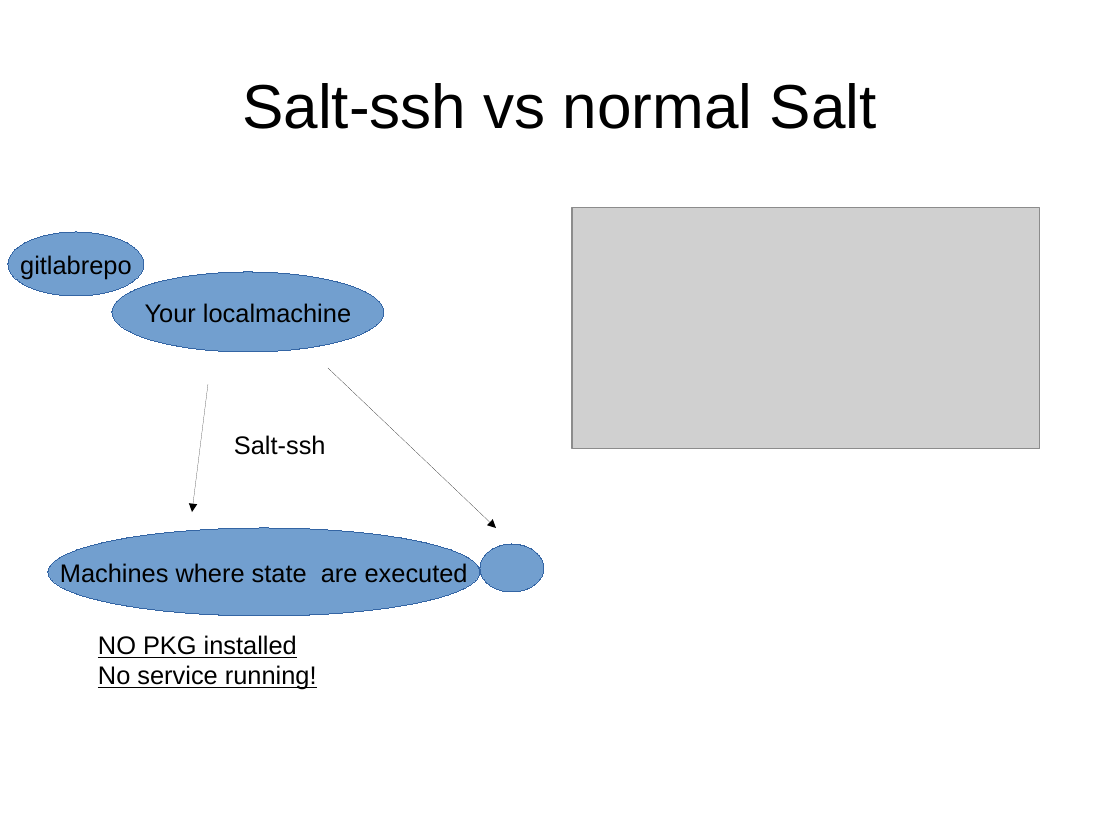
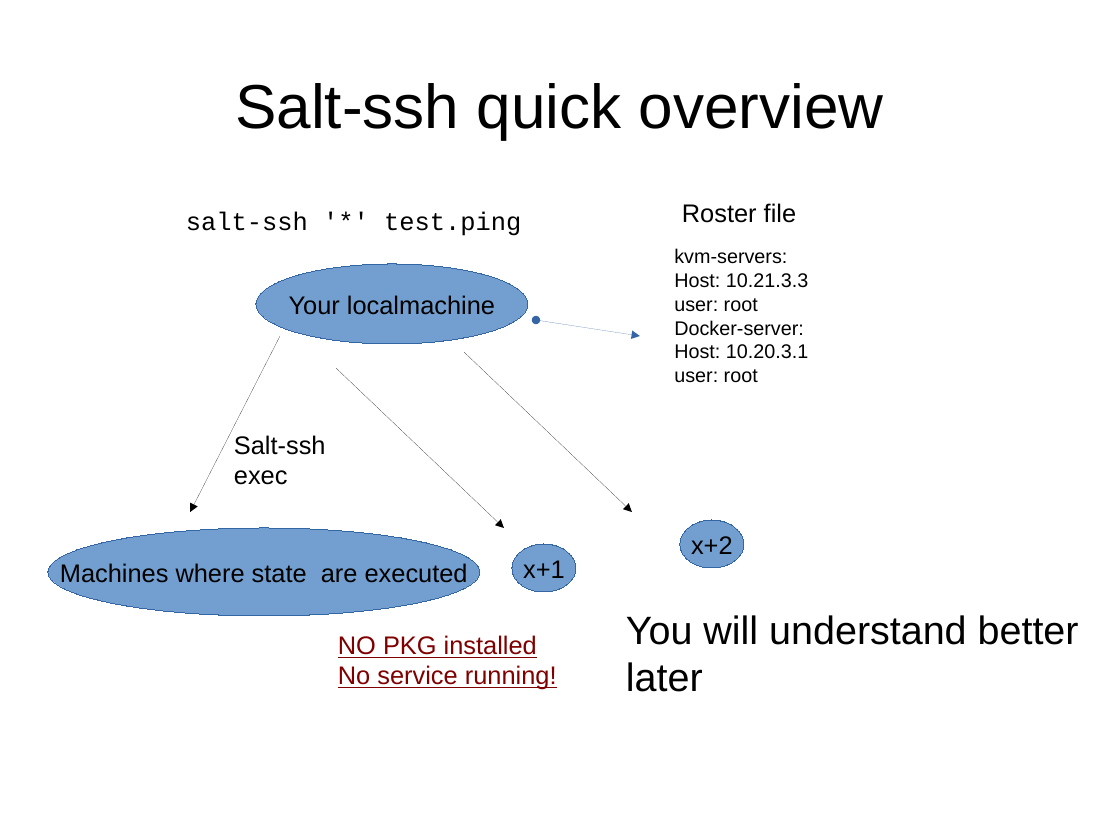
Before and after one commit to MalloZup/presentations, a slide deck: slide 3 of 2018/salt-ssh/salt-ssh.odp (slide 2 before the commit). Drawn at 1120x840 pixels with LibreOffice and Linux fonts; fonts in the diff are those of the drawing; grey boxes stand for pictures. Boxes give left, top, right and bottom in pixels: in the first picture for what was removed or moved away, otherwise in the second. Text is boxed around its words. In the diff, an @@ line names an element or a change of style, - is before the commit and + after.

Commit message:
change fonts etc

```diff
--- a/2018/salt-ssh/salt-ssh.odp
+++ b/2018/salt-ssh/salt-ssh.odp
@@ title at bbox=[235, 83, 884, 139]: text changed @@
-Salt-ssh vs normal Salt
+Salt-ssh quick overview
@@ picture removed at bbox=[572, 208, 1041, 449] @@
@@ text added at bbox=[682, 203, 796, 223], 18 pt, text #000000 @@
+Roster file
@@ ellipse removed at bbox=[8, 232, 144, 296] @@
-gitlabrepo
@@ text added at bbox=[186, 211, 521, 236], 18 pt, text #000000 @@
+salt-ssh '*' test.ping
@@ ellipse "Your localmachine": place and size @@
-ellipse "Your localmachine" at bbox=[112, 272, 384, 353]
+ellipse "Your localmachine" at bbox=[256, 264, 528, 345]
@@ text added at bbox=[674, 248, 808, 383], 14 pt, text #000000 @@
+kvm-servers:
+Host: 10.21.3.3
+user: root
+Docker-server:
+Host: 10.20.3.1
+user: root
@@ double arrow added from (640, 336) to (537, 320), #3465A4 0 pt @@
@@ arrow moved from (208, 384) - (192, 512) to (281, 336) - (190, 512) @@
@@ arrow added from (464, 352) to (632, 512), #000000 0 pt @@
@@ arrow moved from (328, 368) - (496, 528) to (336, 368) - (504, 528) @@
@@ text at bbox=[234, 435, 326, 485]: text changed @@
-Salt-ssh
+Salt-ssh exec
@@ ellipse added at bbox=[680, 520, 744, 568], fill #729FCF, outline #3465A4 0 pt, 18 pt, text #000000 @@
+x+2
@@ ellipse removed at bbox=[480, 544, 544, 592] @@
@@ ellipse added at bbox=[512, 544, 576, 592], fill #729FCF, outline #3465A4 0 pt, 18 pt, text #000000 @@
+x+1
@@ text "NO PKG installed": place and size @@
-text "NO PKG installed" at bbox=[98, 635, 317, 690]
+text "NO PKG installed" at bbox=[338, 635, 557, 690]
@@ text "NO PKG installed" at bbox=[338, 635, 557, 690]: text colour #000000 to #800000 @@
@@ text added at bbox=[626, 615, 1079, 692], 28 pt, text #000000 @@
+You will understand better later
```
Also in this commit, not shown: 5 other slides changed, 7 slides added, 5 slides removed.
